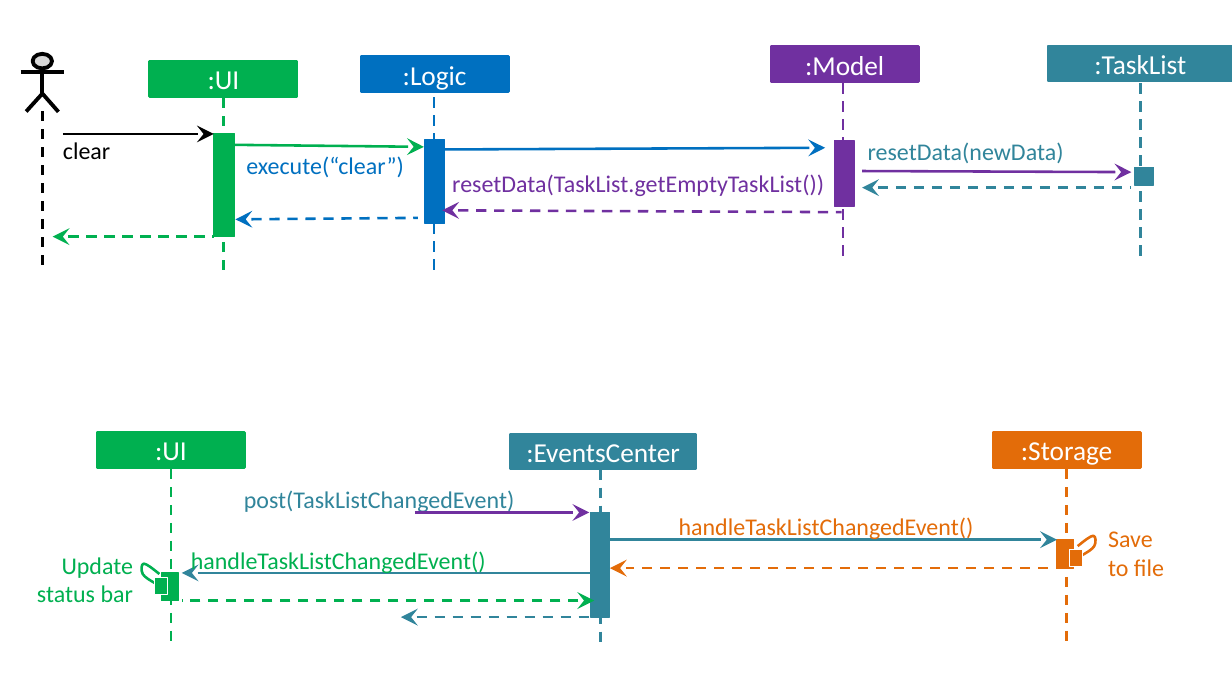
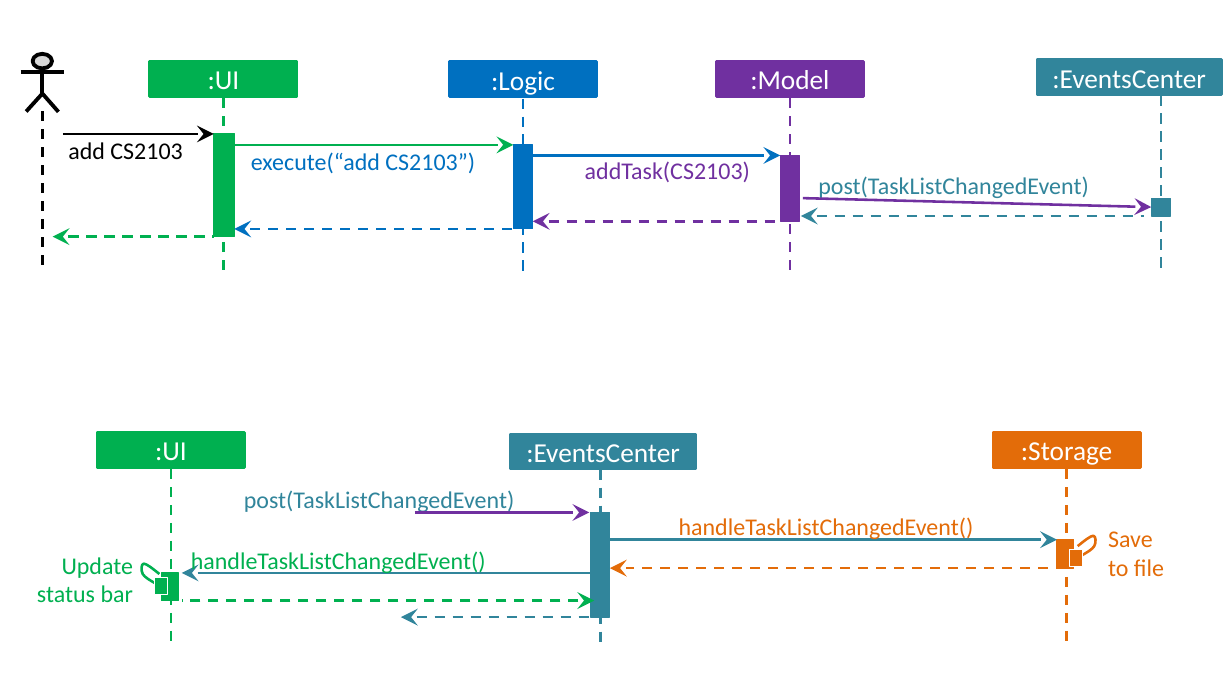
Before and after one commit to CS2103AUG2016-F09-C1/addressbook-level4, a slide deck: slide 4 of docs/diagrams/Diagrams.pptx (slide 5 before the commit). Drawn at 1232x693 pixels with LibreOffice and Linux fonts; fonts in the diff are those of the drawing. Boxes give left, top, right and bottom in pixels: in the first picture for what was removed or moved away, otherwise in the second. Text is boxed around its words. In the diff, an @@ line names an element or a change of style, - is before the commit and + after.

```diff
--- a/docs/diagrams/Diagrams.pptx
+++ b/docs/diagrams/Diagrams.pptx
@@ rectangle ":EventsCenter": place and size @@
-rectangle ":EventsCenter" at [1048, 46, 1232, 80]
+rectangle ":EventsCenter" at [1037, 59, 1222, 94]
@@ rectangle ":Logic": place and size @@
-rectangle ":Logic" at [361, 57, 509, 91]
+rectangle ":Logic" at [450, 62, 598, 96]
@@ text in rectangle at [1052, 70, 1206, 88]: text changed @@
-:TaskList
+:EventsCenter
@@ line moved from (434, 97) - (434, 271) to (524, 99) - (524, 272) @@
@@ line moved from (1141, 84) - (1141, 257) to (1161, 95) - (1161, 270) @@
@@ text at [68, 142, 182, 159]: text changed @@
-clear
+add CS2103
@@ arrow moved from (234, 145) - (424, 147) to (234, 145) - (514, 145) @@
@@ rectangle: place and size @@
-rectangle at [425, 139, 445, 223]
+rectangle at [514, 145, 533, 229]
@@ text at [251, 152, 475, 173]: text changed @@
-execute(“clear”)
+execute(“add CS2103”)
@@ arrow moved from (437, 149) - (825, 148) to (532, 155) - (780, 155) @@
@@ text at [585, 161, 750, 182]: text changed @@
-resetData(TaskList.getEmptyTaskList())
+addTask(CS2103)
@@ 2 rectangles, 1 line: place and size @@
-2 rectangles, 1 line at [771, 47, 919, 257]
+2 rectangles, 1 line at [716, 62, 864, 272]
@@ text at [818, 176, 1088, 201]: text changed @@
-resetData(newData)
+post(TaskListChangedEvent)
@@ arrow moved from (862, 171) - (1131, 172) to (803, 198) - (1151, 207) @@
@@ rectangle: place and size @@
-rectangle at [1135, 168, 1154, 186]
+rectangle at [1151, 198, 1170, 217]
@@ arrow moved from (235, 219) - (418, 218) to (234, 229) - (511, 229) @@
@@ arrow moved from (442, 211) - (841, 212) to (532, 222) - (780, 222) @@
@@ arrow moved from (862, 187) - (1131, 187) to (801, 216) - (1145, 216) @@
```
Also in this commit, not shown: 2 other slides changed, 8 slides added, 3 slides removed, 1 other file.
